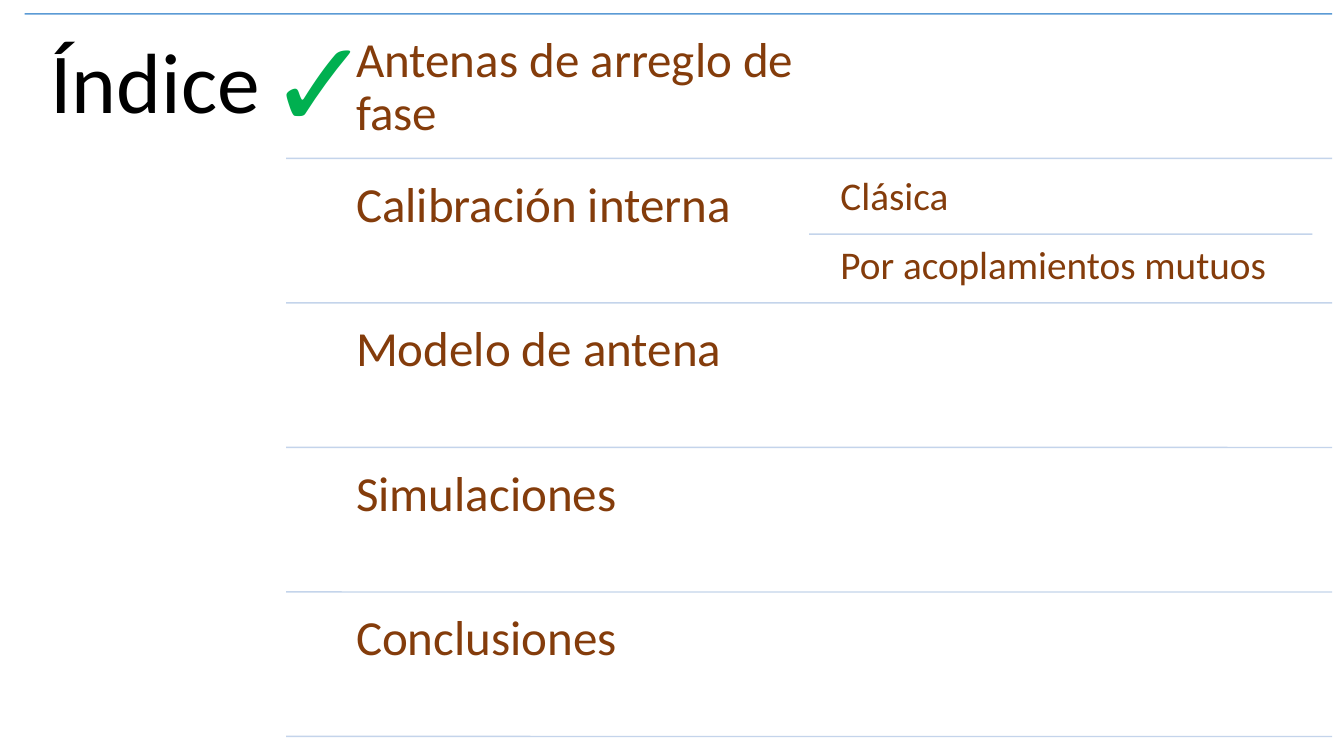
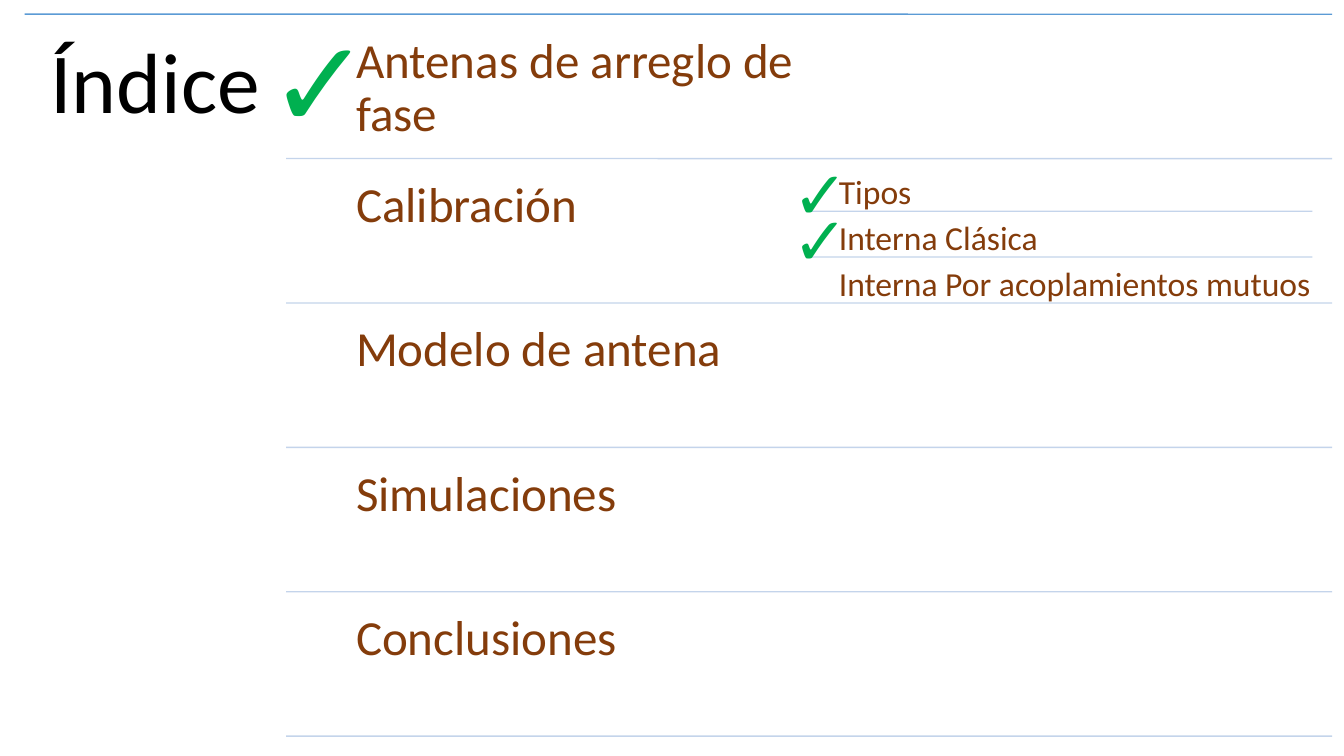
Before and after one commit to franciscoSoler/Polarimetric-Antenna-Calibrator, a slide deck: slide 19 of written/presentation/tesisInformatica.pptm (slide 18 before the commit). Drawn at 1344x756 pixels with LibreOffice and Linux fonts; fonts in the diff are those of the drawing. Boxes give left, top, right and bottom in pixels: in the first picture for what was removed or moved away, otherwise in the second. Text is boxed around its words. In the diff, an @@ line names an element or a change of style, - is before the commit and + after.

```diff
--- a/written/presentation/tesisInformatica.pptm
+++ b/written/presentation/tesisInformatica.pptm
@@ text added at (782,147,847,239), 48 pt, text #00B050 @@
+✓
@@ text at (356,188,577,223): text changed @@
-Calibración interna
+Calibración
@@ text added at (782,194,847,285), 48 pt, text #00B050 @@
+✓
@@ text added at (839,181,912,212), 24 pt, text #843C0B @@
+Tipos
@@ line moved from (810, 234) - (1313, 234) to (810, 212) - (1313, 212) @@
@@ text at (839,228,938,251): text changed; size 28 to 24 pt @@
-Clásica
+Interna Clásica
@@ line added from (810, 257) to (1313, 257), #C4D5EB 1 pt @@
@@ text at (839,272,1310,302): text changed; size 28 to 24 pt @@
-Por acoplamientos mutuos
+Interna Por acoplamientos mutuos
```
Also in this commit, not shown: 18 other slides changed, 12 slides added, 6 slides removed, 10 other files.
